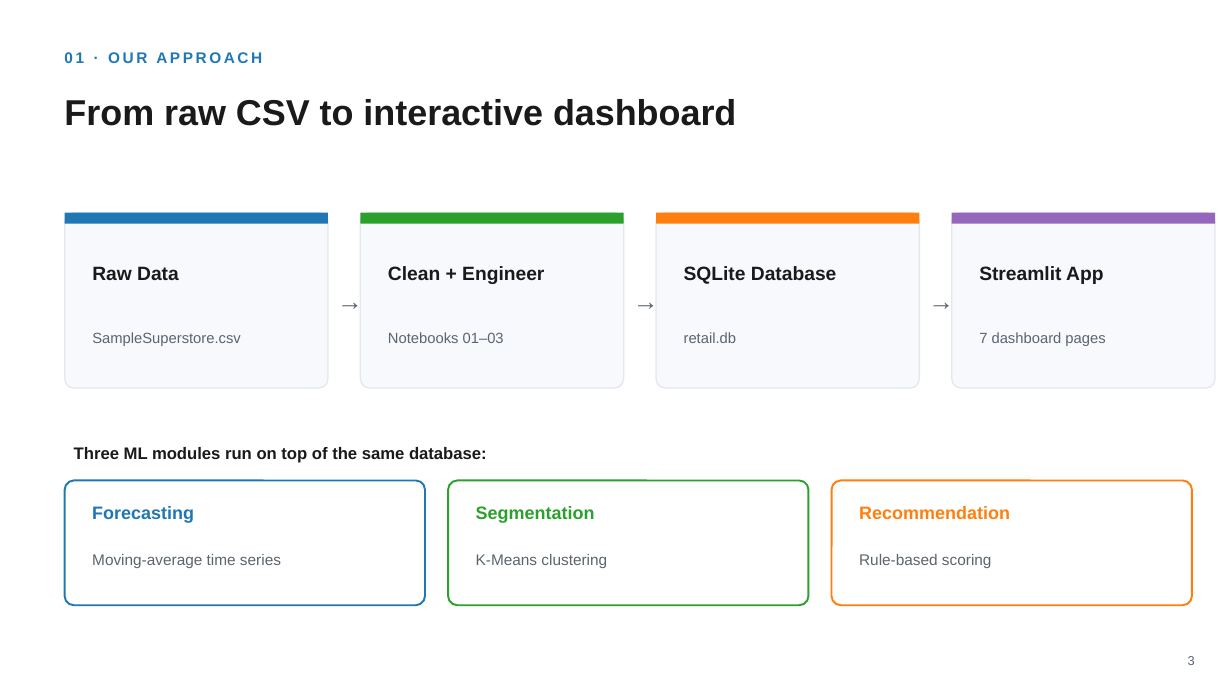
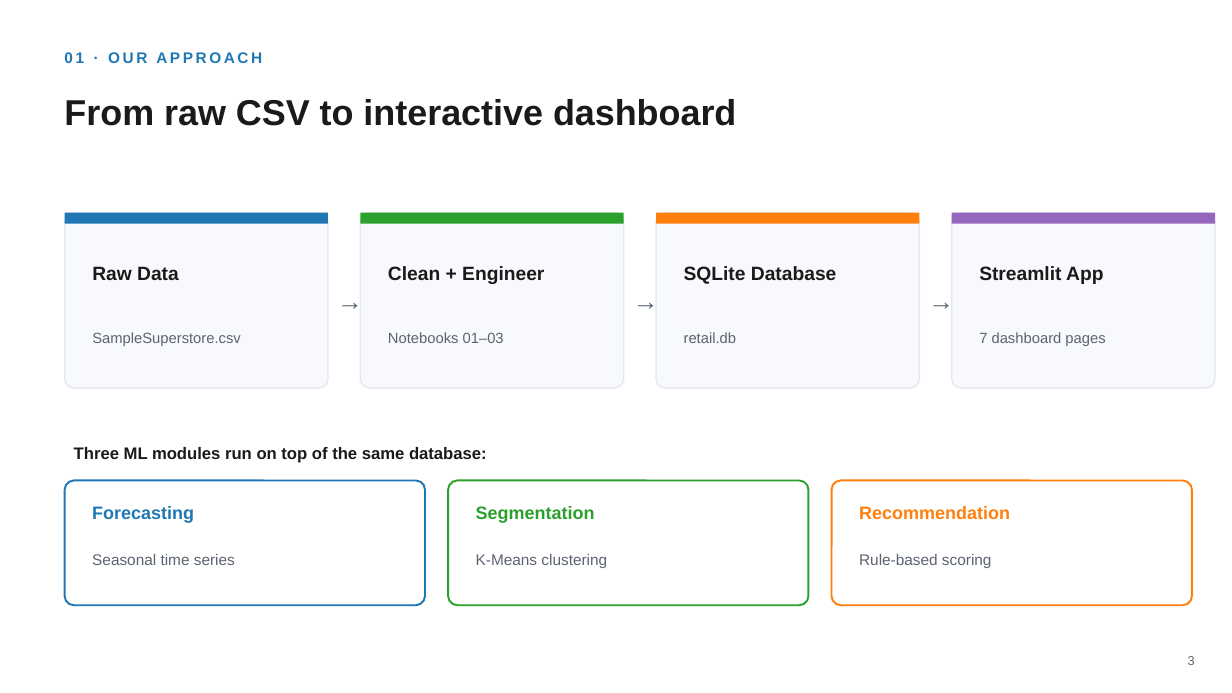
Before and after one commit to RaipallyArjun/Retail-Intelligence-Platform, a slide deck: slide 4 of reports/Presentation.pptx. Drawn at 1232x693 pixels with LibreOffice and Linux fonts; fonts in the diff are those of the drawing. Boxes give left, top, right and bottom in pixels: in the first picture for what was removed or moved away, otherwise in the second. Text is boxed around its words. In the diff, an @@ line names an element or a change of style, - is before the commit and + after.

Commit message:
Update report, slides and dashboard pages: seasonal forecast, corrected metrics

```diff
--- a/reports/Presentation.pptx
+++ b/reports/Presentation.pptx
@@ text at (x1=92, y1=554, x2=235, y2=565): text changed @@
-Moving-average time series
+Seasonal time series
```
Also in this commit, not shown: 6 other slides changed, 3 other files.
